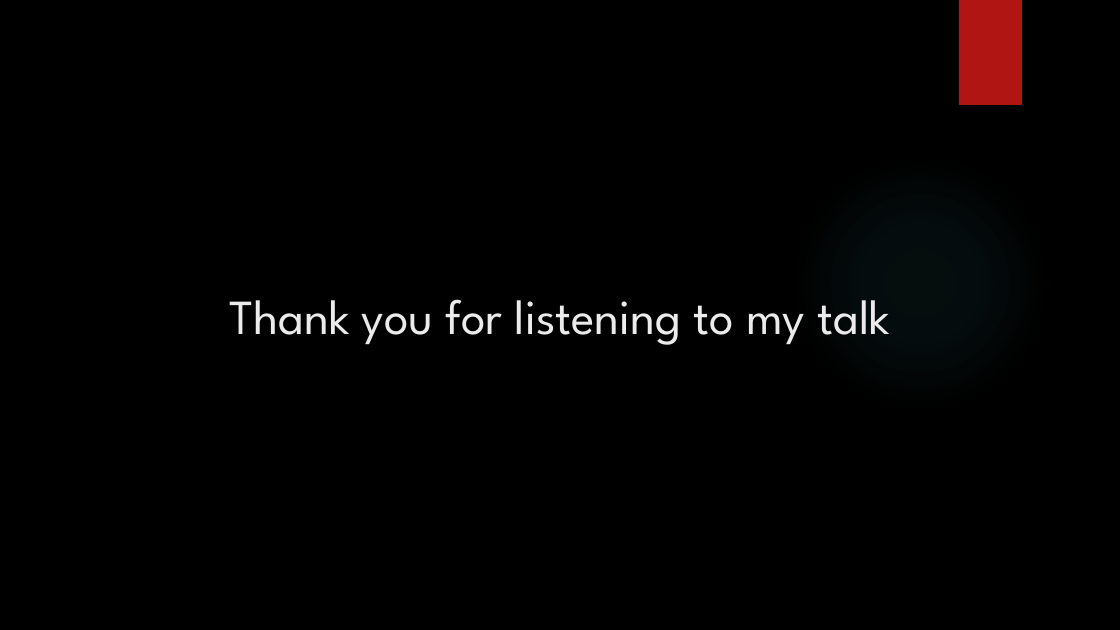
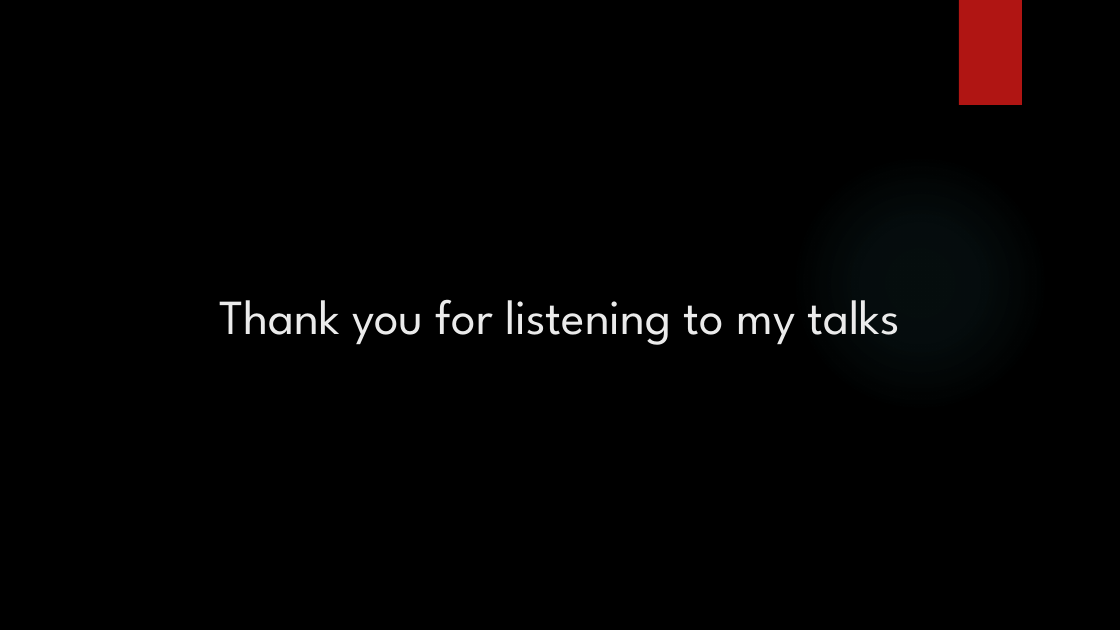
Before and after one commit to jaminologist/GopherLife, a slide deck: slide 52 of GopherLife.pptx (slide 54 before the commit). Drawn at 1120x630 pixels with LibreOffice and Linux fonts; fonts in the diff are those of the drawing; background and template pictures are left out. Boxes give left, top, right and bottom in pixels: in the first picture for what was removed or moved away, otherwise in the second. Text is boxed around its words. In the diff, an @@ line names an element or a change of style, - is before the commit and + after.

```diff
--- a/GopherLife.pptx
+++ b/GopherLife.pptx
@@ title at bbox=[220, 299, 900, 345]: text changed @@
-Thank you for listening to my talk
+Thank you for listening to my talks
```
Also in this commit, not shown: 3 slides added, 9 slides removed, 6 other files.
